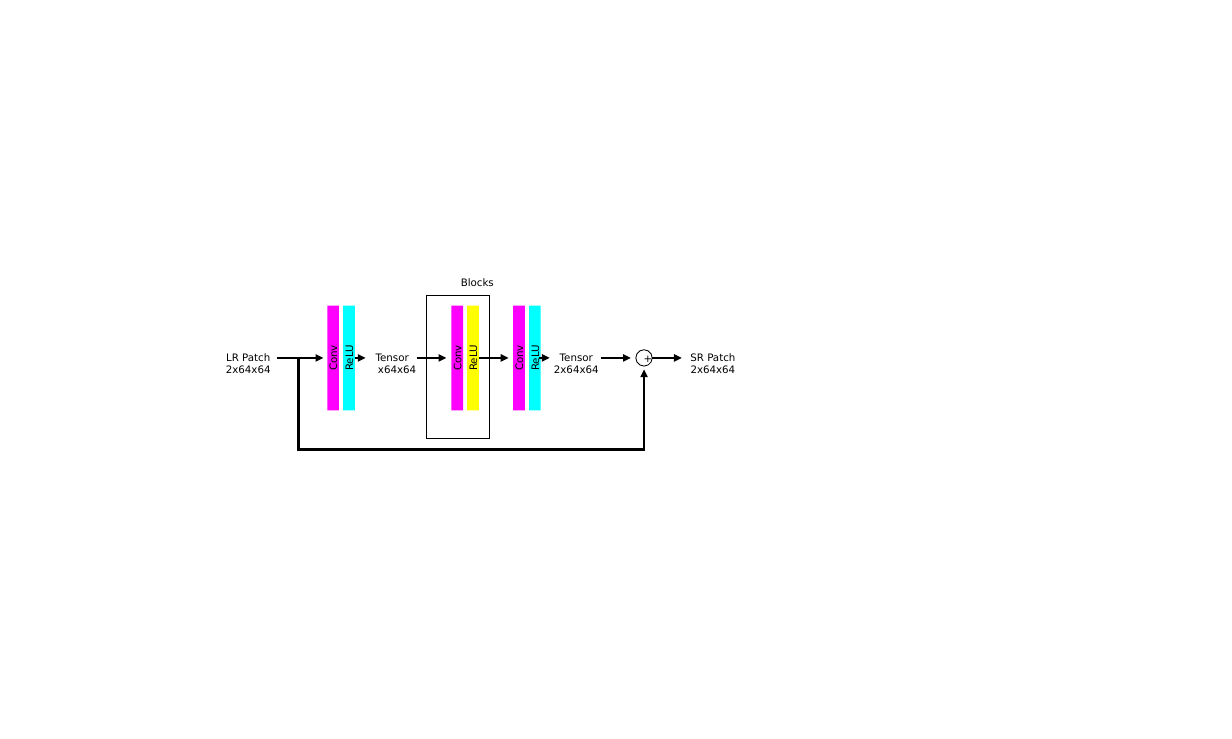
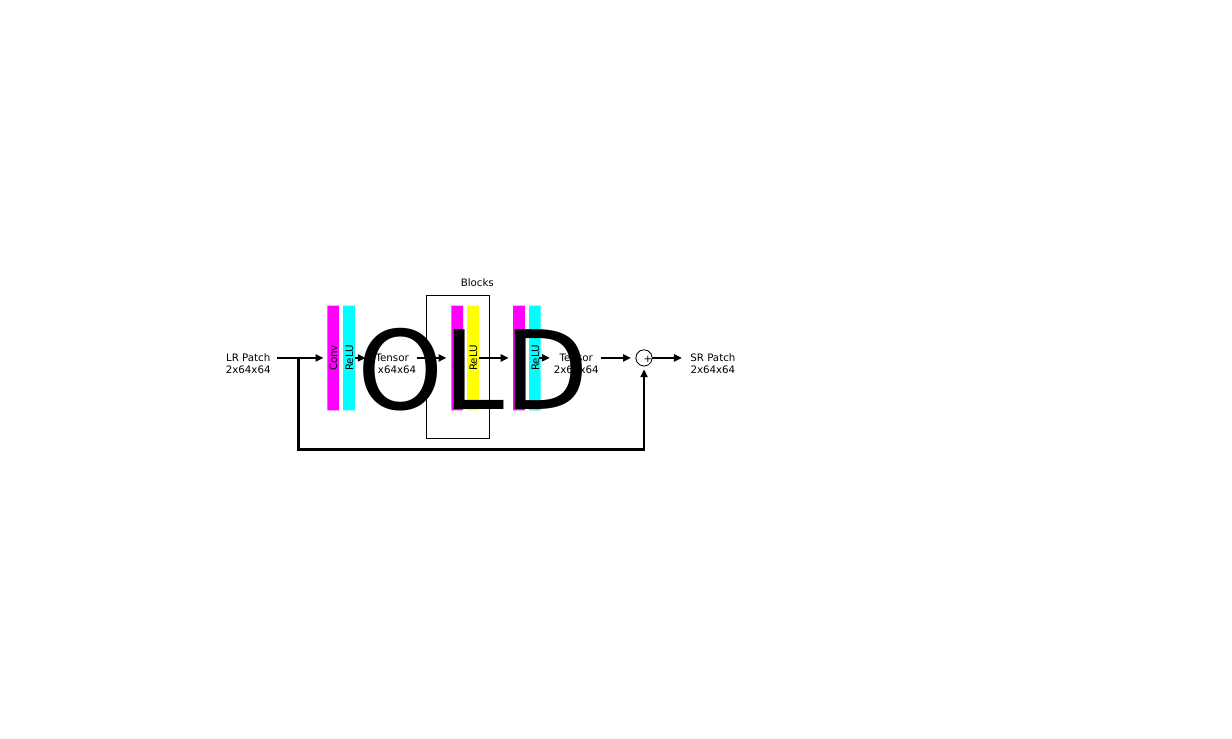
Before and after one commit to ampersandmcd/CSE803FinalProject, a slide deck: slide 2 of figs/architectures.pptx. Drawn at 1232x739 pixels with LibreOffice and Linux fonts; fonts in the diff are those of the drawing; background and template pictures are left out. Boxes give left, top, right and bottom in pixels: in the first picture for what was removed or moved away, otherwise in the second. Text is boxed around its words. In the diff, an @@ line names an element or a change of style, - is before the commit and + after.

```diff
--- a/figs/architectures.pptx
+++ b/figs/architectures.pptx
@@ text added at [357, 320, 589, 431], 128 pt, text #000000 @@
+OLD
```
Also in this commit, not shown: 3 other slides changed, 1 slide added, 5 other files.
